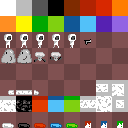
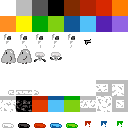
Comparing the layer stacks of the two 128x128 images. Changes:
hid group "BgGrid" (2 layers) over [left=0, top=32, right=128, bottom=128]
